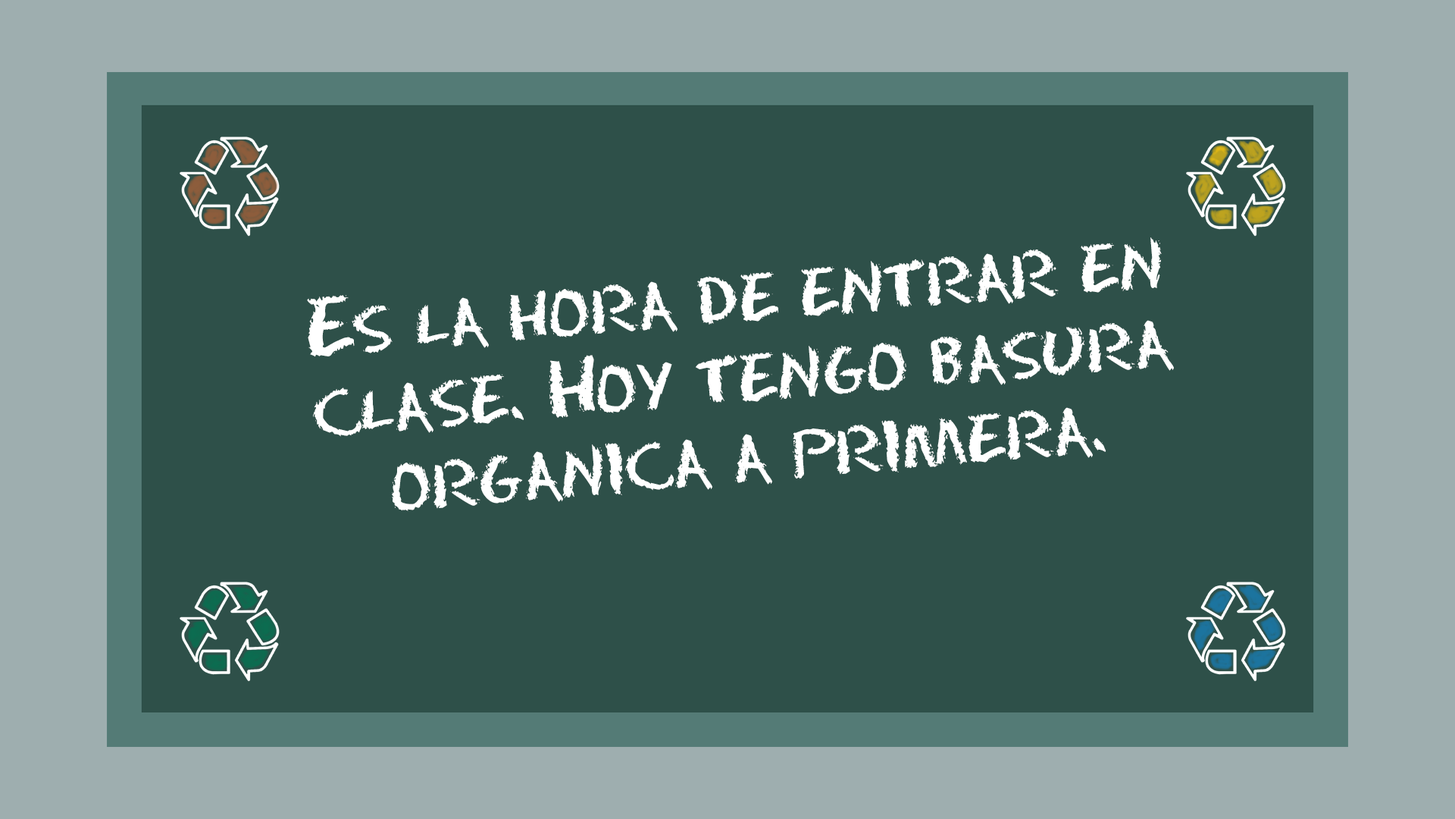
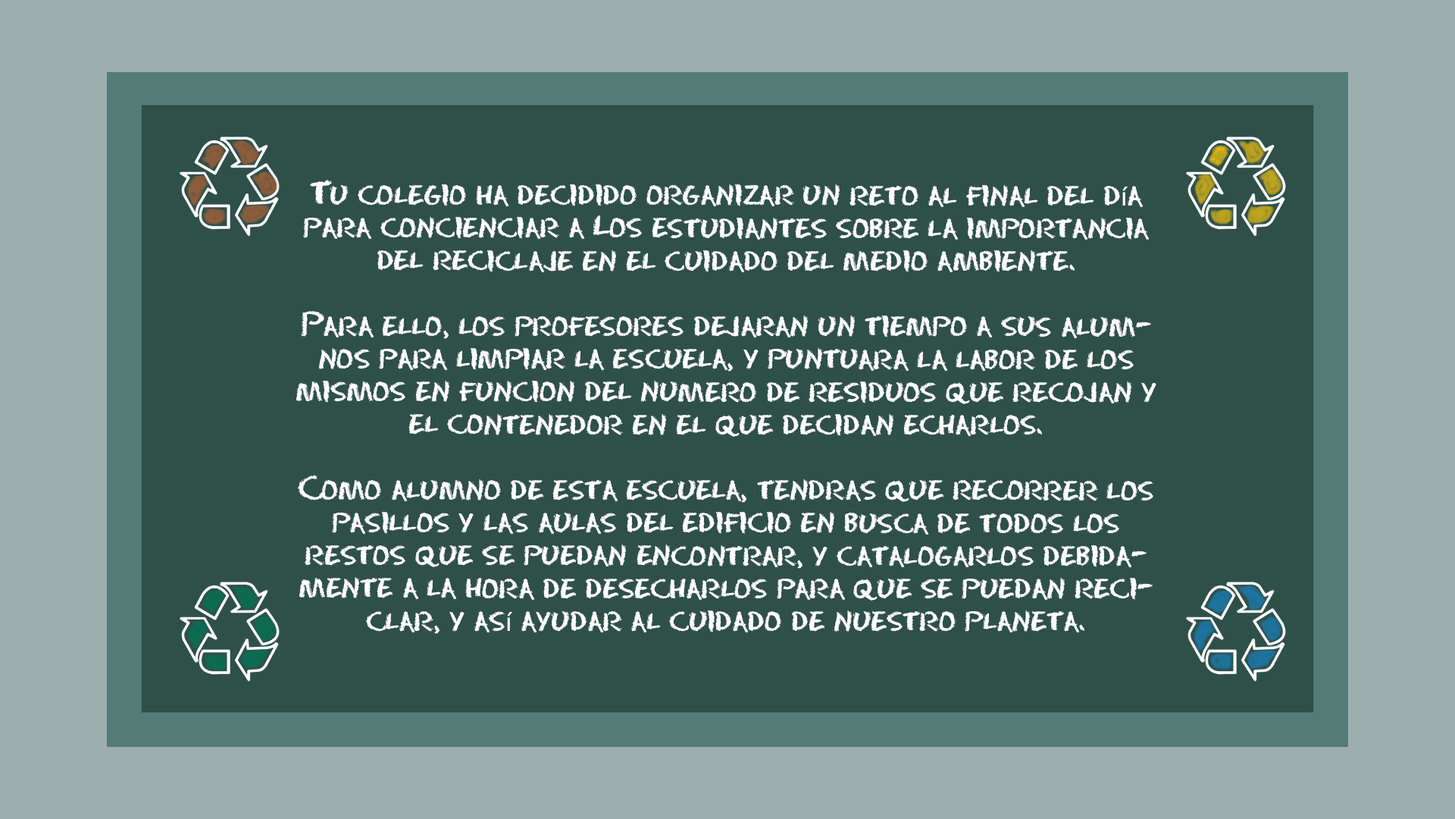
Comparing the layer stacks of the two 1455x819 images. Changes:
renamed "Es la hora de entrar en clase. Hoy tengo basura organica a prim" to "Tu colegio ha decidido organizar un reto al final del día para", painted on it over (296, 179, 1175, 634)
